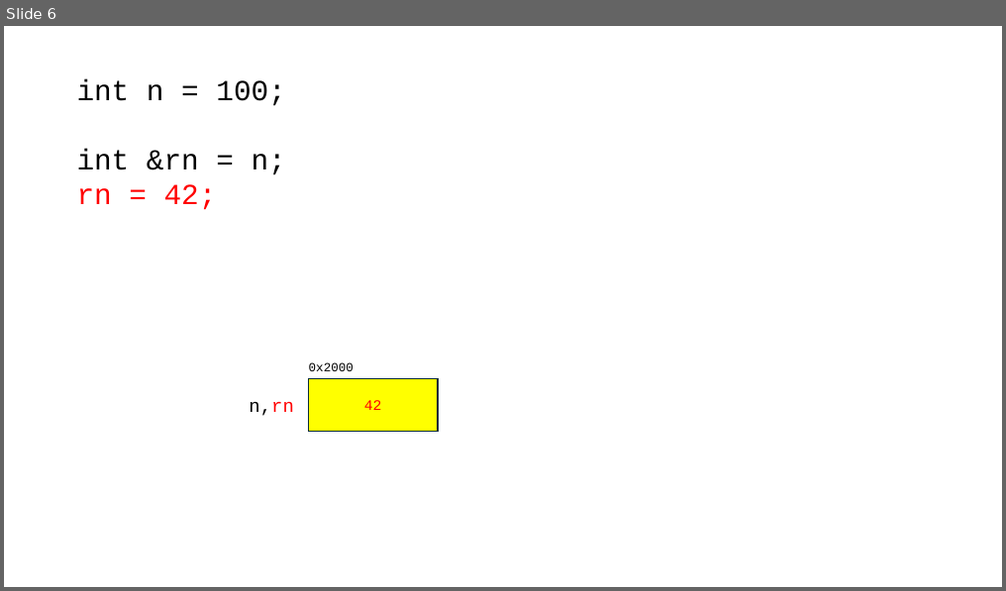
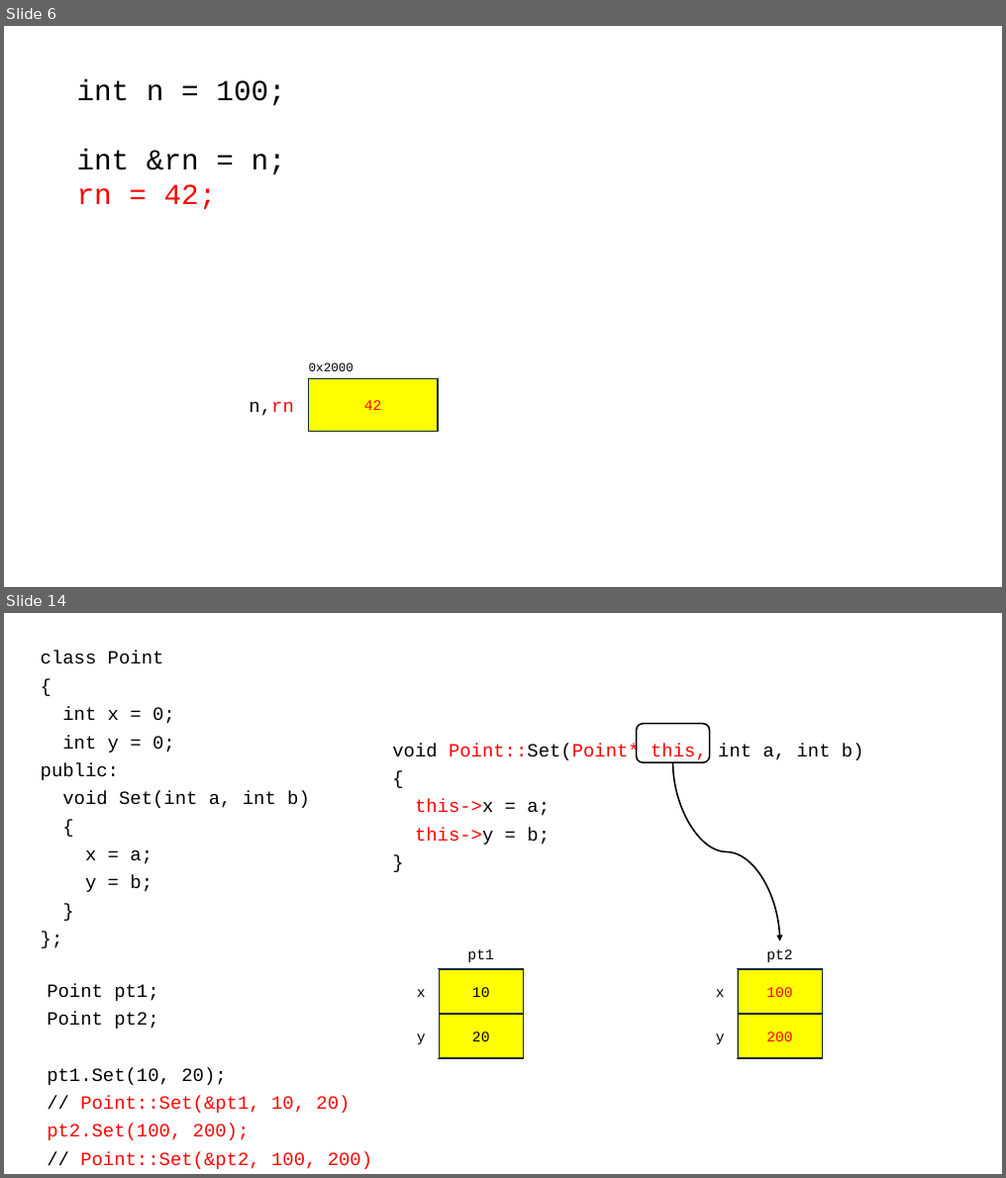
Before and after one commit to yoondev-classroom/cpp_250820, a slide deck: cpp_250820.pptx. Shown one above the other, each under a label of ours: slide 6 before the commit, slides 6 and 14 after it; the slides between them are not shown. The pictures are 1006x591 and 1006x1178 pixels, drawn with LibreOffice and Linux fonts; fonts in the diff are those of the drawing. Boxes give left, top, right and bottom in pixels: in the first picture for what was removed or moved away, otherwise in the second. Text is boxed around its words. In the diff, an @@ line names an element or a change of style, - is before the commit and + after.

```diff
--- a/cpp_250820.pptx
+++ b/cpp_250820.pptx
@@ slide 14 added at <box>4,613,1002,1174</box>, background #FFFFFF @@
@@ text added at <box>41,651,310,892</box>, 18 pt, text #000000 @@
+class Point
+{
+int x = 0;
+int y = 0;
+public:
+void Set(int a, int b)
+{
+x = a;
+y = b;
+}
+};
@@ rounded rectangle added at <box>637,724,710,762</box>, outline #000000 1.5 pt @@
@@ text added at <box>392,743,864,845</box>, 18 pt, text #FF0000 @@
+void Point::Set(Point* this, int a, int b)
+{
+this->x = a;
+this->y = b;
+}
@@ curved arrow added from (673, 762) to (780, 942), #000000 1.5 pt @@
@@ text added at <box>467,950,493,962</box>, 14 pt, text #000000 @@
+pt1
@@ text added at <box>766,950,792,962</box>, 14 pt, text #000000 @@
+pt2
@@ text added at <box>47,983,372,1169</box>, 18 pt, text #FF0000 @@
+Point pt1;
+Point pt2;
+pt1.Set(10, 20);
+// Point::Set(&pt1, 10, 20)
+pt2.Set(100, 200);
+// Point::Set(&pt2, 100, 200)
@@ text added at <box>417,989,426,997</box>, 14 pt, text #000000 @@
+x
@@ rectangle added at <box>439,969,524,1014</box>, fill #FFFF00, outline #092A39 1.5 pt, 14 pt, text #000000 @@
+10
@@ text added at <box>716,989,725,997</box>, 14 pt, text #000000 @@
+x
@@ rectangle added at <box>738,969,823,1014</box>, fill #FFFF00, outline #092A39 1.5 pt, 14 pt, text #FF0000 @@
+100
@@ rectangle added at <box>439,1014,524,1059</box>, fill #FFFF00, outline #092A39 1.5 pt, 14 pt, text #000000 @@
+20
@@ rectangle added at <box>738,1014,823,1059</box>, fill #FFFF00, outline #092A39 1.5 pt, 14 pt, text #FF0000 @@
+200
@@ text added at <box>417,1034,426,1045</box>, 14 pt, text #000000 @@
+y
@@ text added at <box>716,1034,725,1045</box>, 14 pt, text #000000 @@
+y
```
Also in this commit, not shown: 7 other slides added, 1 other file.
